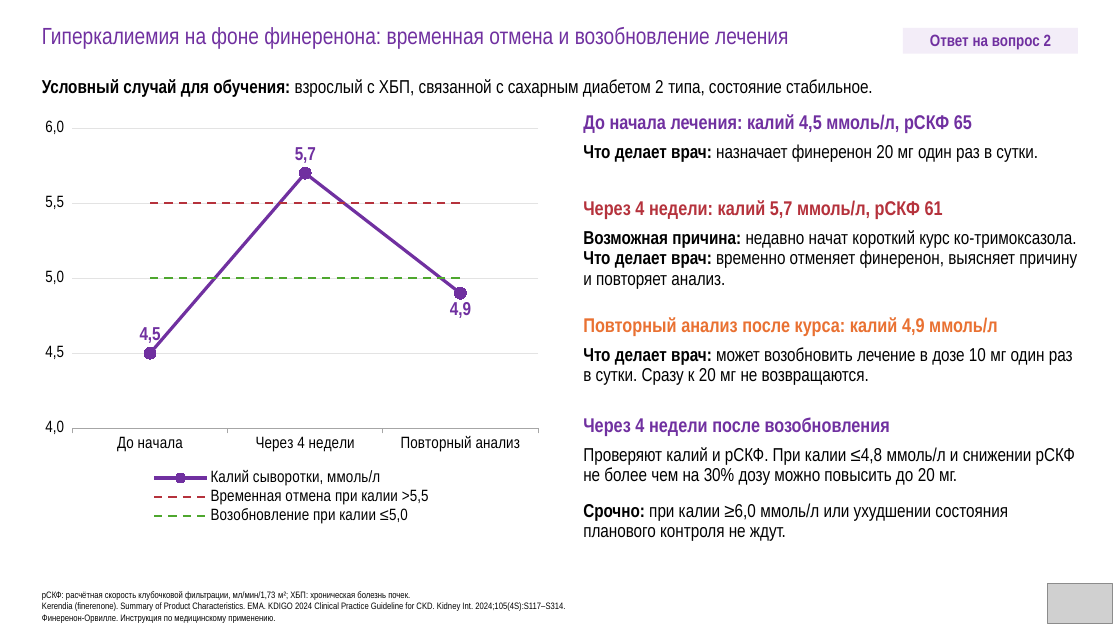
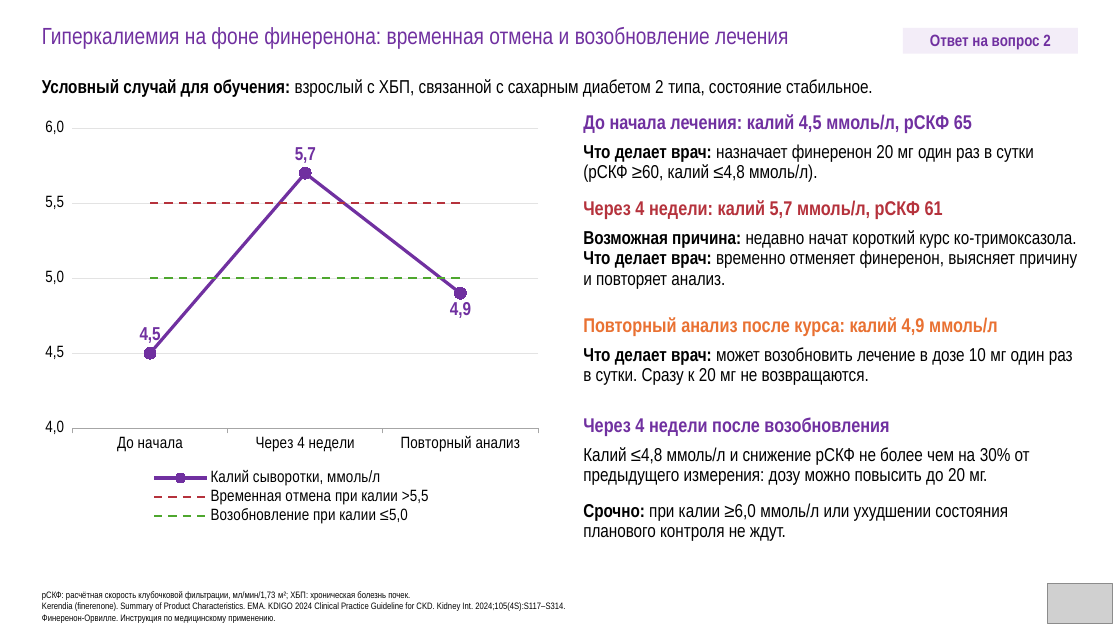
Before and after one commit to drabdulbosit1-eng/my-test-cloud, a slide deck: slide 37 of finerenone/Finerenone_Levin_reviewed.pptx. Drawn at 1120x630 pixels with LibreOffice and Linux fonts; fonts in the diff are those of the drawing; grey boxes stand for pictures. Boxes give left, top, right and bottom in pixels: in the first picture for what was removed or moved away, otherwise in the second. Text is boxed around its words. In the diff, an @@ line names an element or a change of style, - is before the commit and + after.

```diff
--- a/finerenone/Finerenone_Levin_reviewed.pptx
+++ b/finerenone/Finerenone_Levin_reviewed.pptx
@@ text at [583,144,1033,182]: text changed @@
-Что делает врач: назначает финеренон 20 мг один раз в сутки.
+Что делает врач: назначает финеренон 20 мг один раз в сутки (рСКФ ≥60, калий ≤4,8 ммоль/л).
@@ text at [583,447,1030,485]: text changed @@
-Проверяют калий и рСКФ. При калии ≤4,8 ммоль/л и снижении рСКФ не более чем на 30% дозу можно повысить до 20 мг.
+Калий ≤4,8 ммоль/л и снижение рСКФ не более чем на 30% от предыдущего измерения: дозу можно повысить до 20 мг.
```
Also in this commit, not shown: 17 other slides changed, 1 other file.
